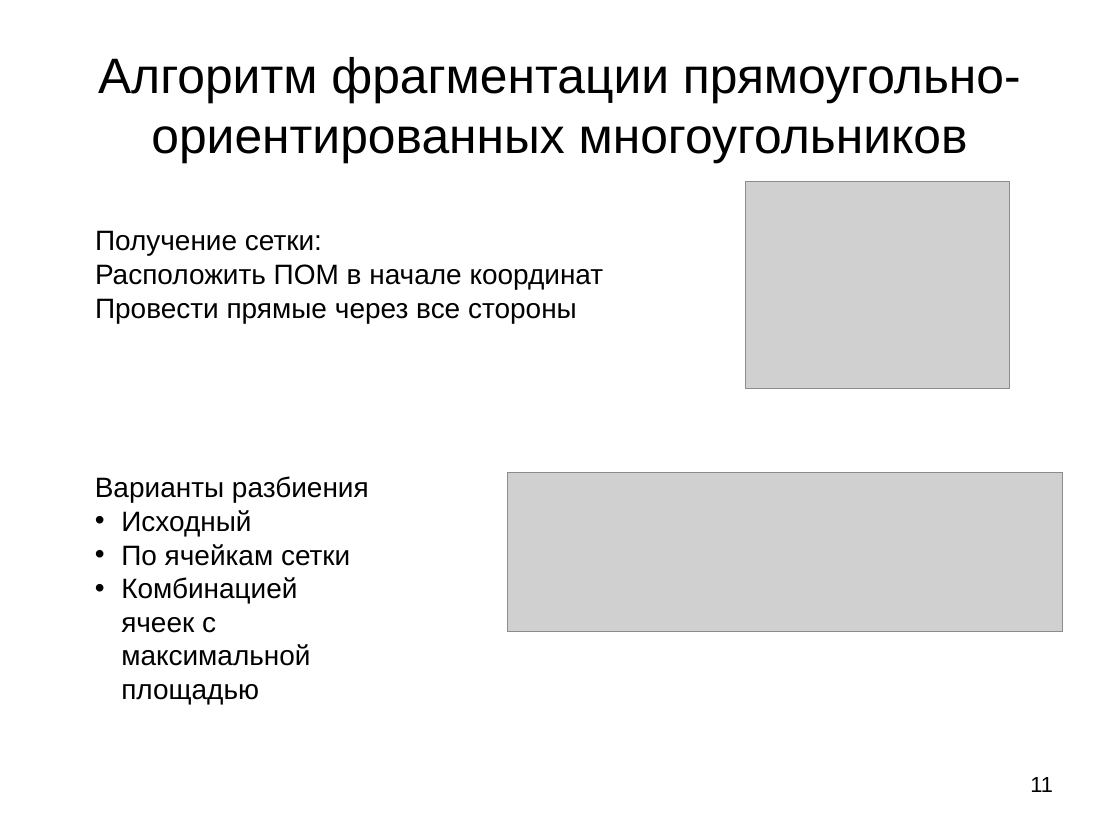
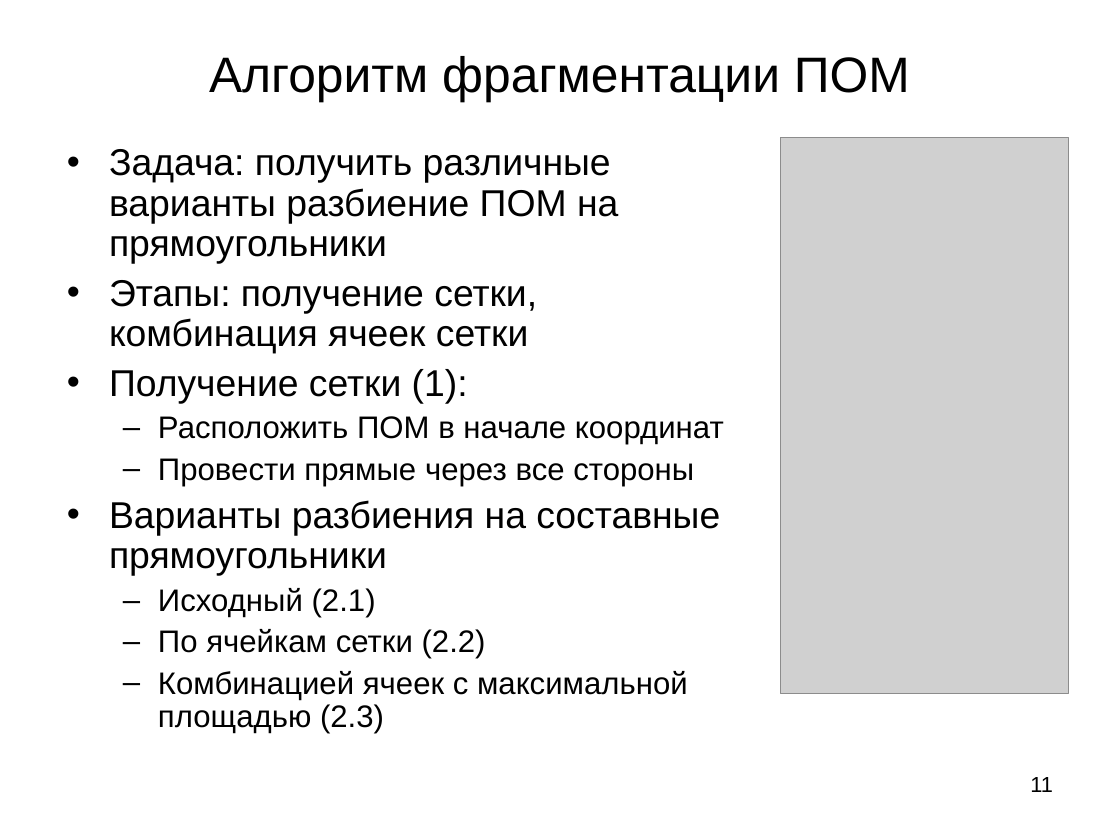
Before and after one commit to zingibertram/thesis-dissertation, a slide deck: slide 11 of Отчёт/Презентация.ppt. Drawn at 1120x840 pixels with LibreOffice and Linux fonts; fonts in the diff are those of the drawing; grey boxes stand for pictures. Boxes give left, top, right and bottom in pixels: in the first picture for what was removed or moved away, otherwise in the second. Text is boxed around its words. In the diff, an @@ line names an element or a change of style, - is before the commit and + after.

Commit message:
Третий вариант презентации

```diff
--- a/Отчёт/Презентация.ppt
+++ b/Отчёт/Презентация.ppt
@@ title at [209, 56, 910, 102]: text changed @@
-Алгоритм фрагментации прямоугольно-ориентированных многоугольников
+Алгоритм фрагментации ПОМ
@@ text added at [109, 149, 724, 734], 24 pt, text #000000 @@
+• Задача: получить различные варианты разбиение ПОМ на прямоугольники
+• Этапы: получение сетки, комбинация ячеек сетки
+• Получение сетки (1):
+  – Расположить ПОМ в начале координат
+  – Провести прямые через все стороны
+• Варианты разбиения на составные прямоугольники
+  – Исходный (2.1)
+  – По ячейкам сетки (2.2)
+  – Комбинацией ячеек с максимальной площадью (2.3)
@@ picture: place and size @@
-picture at [745, 181, 1009, 389]
+picture at [781, 138, 1068, 693]
@@ text removed at [95, 230, 604, 323] @@
-Получение сетки:
-Расположить ПОМ в начале координат
-Провести прямые через все стороны
@@ text removed at [95, 476, 369, 666] @@
-Варианты разбиения
-• Исходный
-• По ячейкам сетки
-• Комбинацией ячеек с максимальной площадью
@@ picture removed at [507, 473, 1063, 631] @@
```
Also in this commit, not shown: 5 other slides changed, 5 slides added, 5 slides removed, 7 other files.
